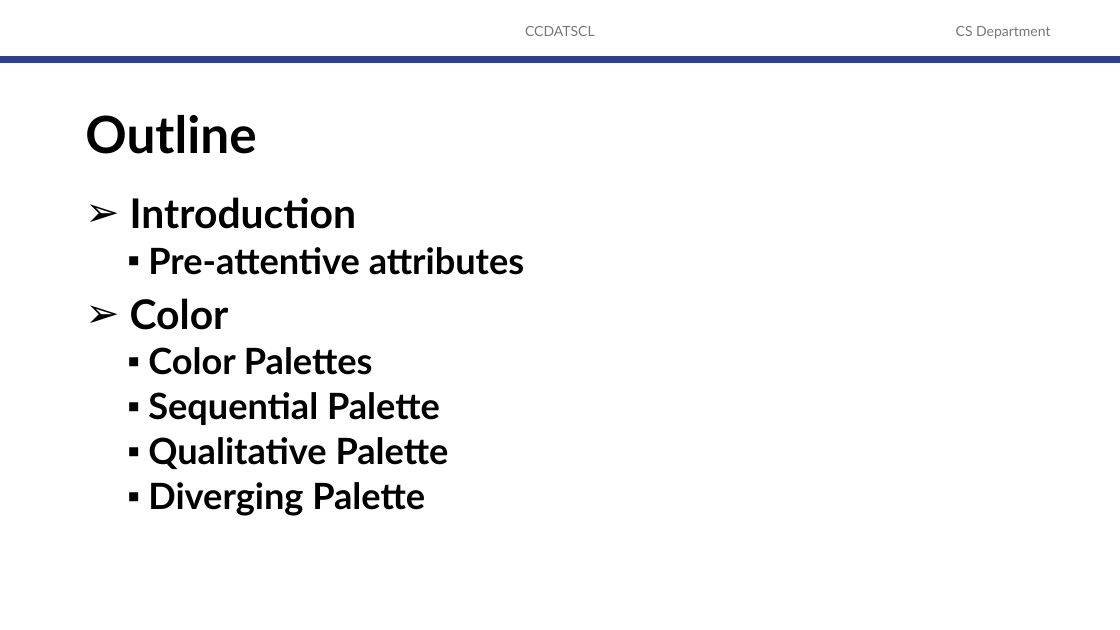
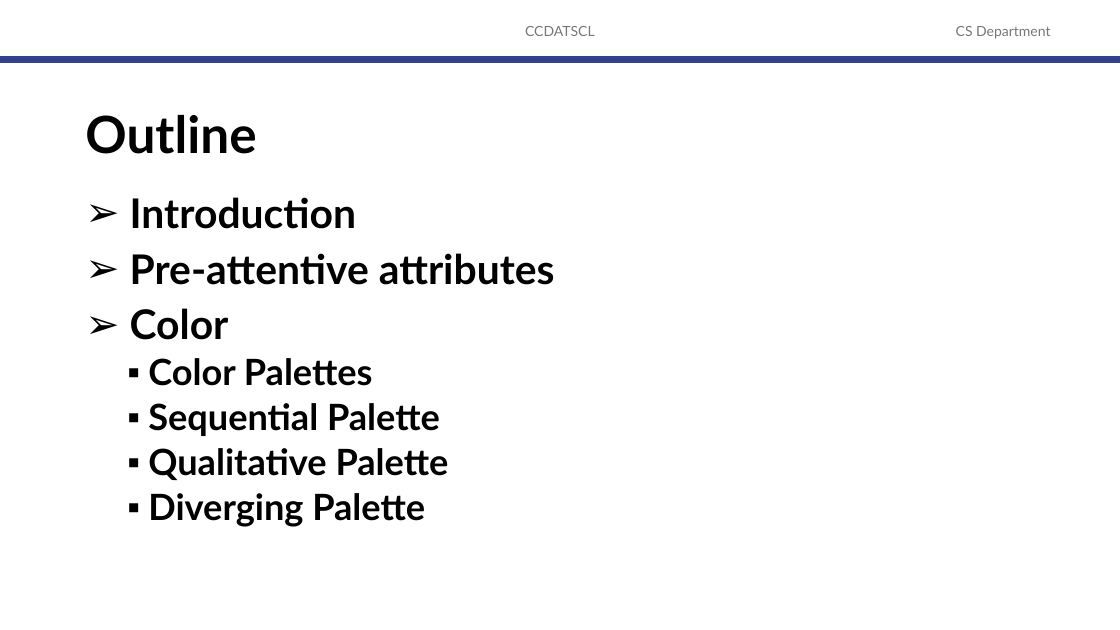
Before and after one commit to robitussin/CCDATS1L, a slide deck: slide 2 of 8 - Data Visualization/Designing effective data visualization.pptx. Drawn at 1120x630 pixels with LibreOffice and Linux fonts; fonts in the diff are those of the drawing; background and template pictures are left out. Boxes give left, top, right and bottom in pixels: in the first picture for what was removed or moved away, otherwise in the second. Text is boxed around its words. In the diff, an @@ line names an element or a change of style, - is before the commit and + after.

```diff
--- a/8 - Data Visualization/Designing effective data visualization.pptx
+++ b/8 - Data Visualization/Designing effective data visualization.pptx
@@ text at (130,253,555,285): size 31 to 35 pt in "Pre-attentive attributes"; bullet ▪ to ➢; list level 2 to 1 in "Pre-attentive attributes" @@
```
Also in this commit, not shown: 2 slides added, 1 other file.
